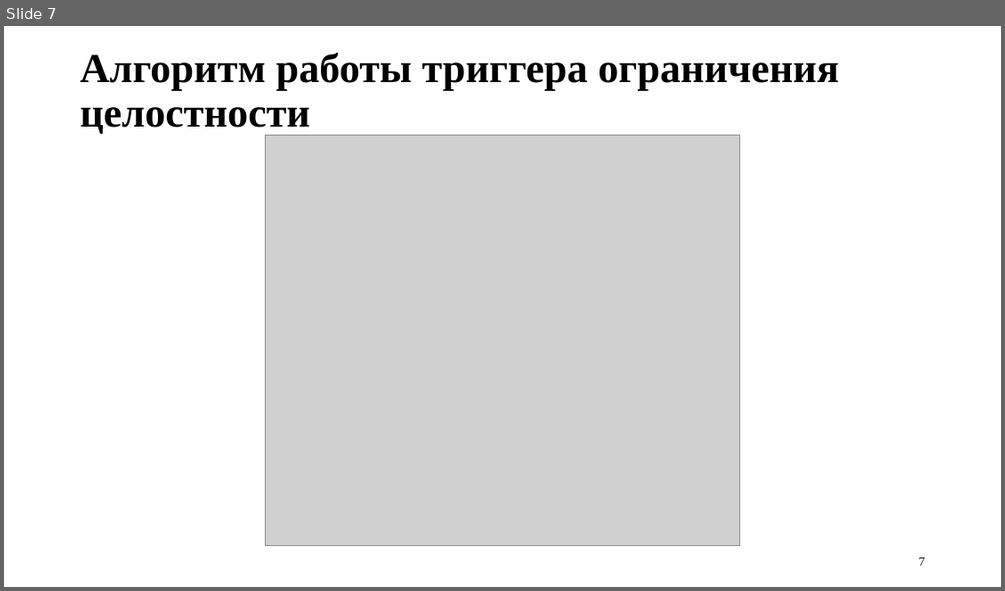
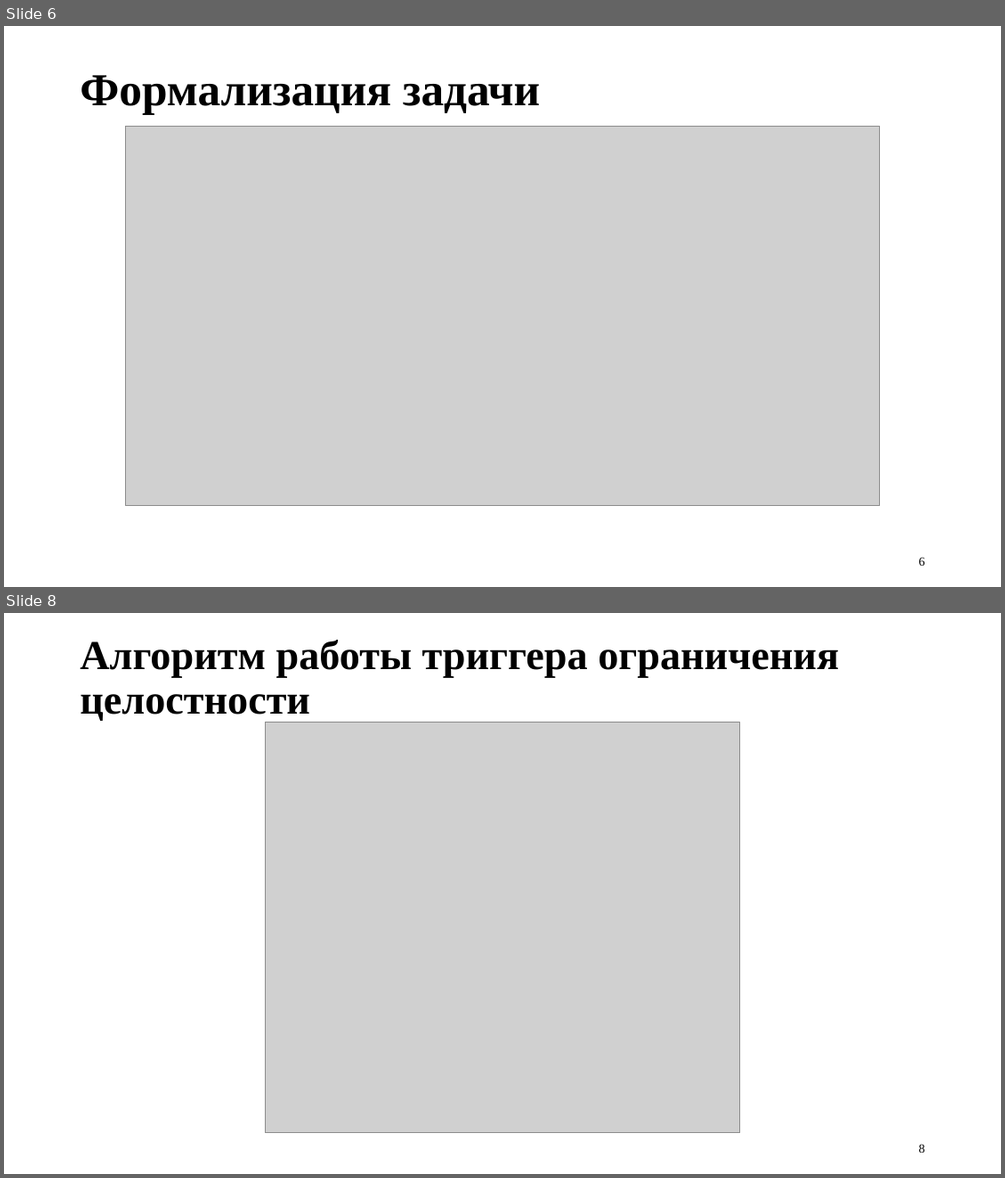
Before and after one commit to uBaxa0IQ/BD_Coursework, a slide deck: prez/prez.pptx. Shown one above the other, each under a label of ours: slide 7 before the commit, slides 6 and 8 after it; the slides between them are not shown. The pictures are 1005x591 and 1005x1178 pixels, drawn with LibreOffice and Linux fonts; fonts in the diff are those of the drawing; grey boxes stand for pictures. Boxes give left, top, right and bottom in pixels: in the first picture for what was removed or moved away, otherwise in the second. Text is boxed around its words. In the diff, an @@ line names an element or a change of style, - is before the commit and + after.

```diff
--- a/prez/prez.pptx
+++ b/prez/prez.pptx
@@ slide 6 added at [4, 26, 1001, 587], background #FFFFFF @@
@@ title added at [80, 75, 540, 115], 44 pt, text #000000, bold @@
+Формализация задачи
@@ picture added at [125, 127, 880, 506] @@
@@ page number added at [919, 556, 925, 565], 12 pt, text #000000 @@
+6
@@ what was slide 7 is now slide 8 @@
@@ page number at [919, 1143, 925, 1152]: text changed @@
-7
+8
```
Also in this commit, not shown: 1 slide changed, 18 other files.
